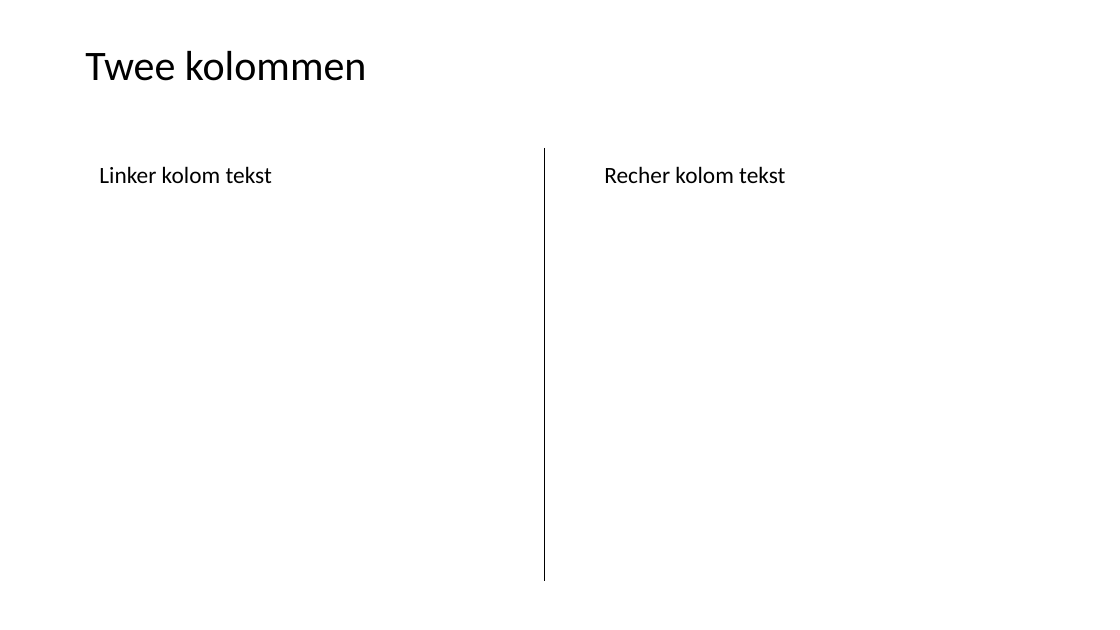
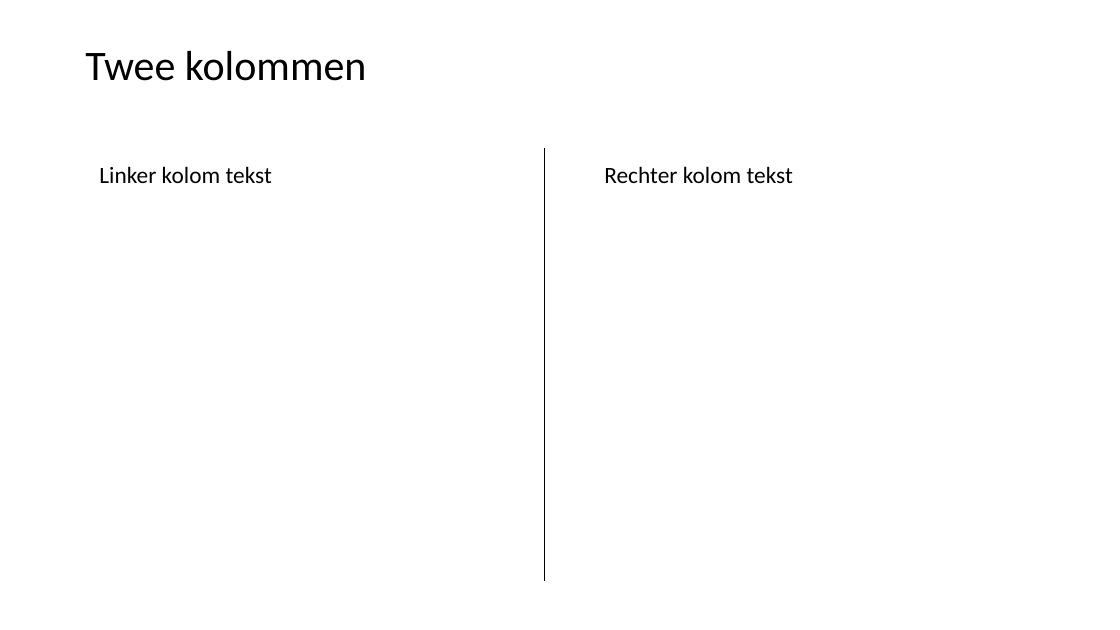
Before and after one commit to LFKoning/knowledge-sharing, a slide deck: slide 35 of python_trainees/5_nlp/python_traineeship_5.pptx (slide 5 before the commit). Drawn at 1120x630 pixels with LibreOffice and Linux fonts; fonts in the diff are those of the drawing. Boxes give left, top, right and bottom in pixels: in the first picture for what was removed or moved away, otherwise in the second. Text is boxed around its words. In the diff, an @@ line names an element or a change of style, - is before the commit and + after.

```diff
--- a/python_trainees/5_nlp/python_traineeship_5.pptx
+++ b/python_trainees/5_nlp/python_traineeship_5.pptx
@@ text at [604, 166, 793, 183]: text changed @@
-Recher kolom tekst
+Rechter kolom tekst
```
Also in this commit, not shown: 3 other slides changed, 28 slides added, 3 slides removed, 3 other files.
